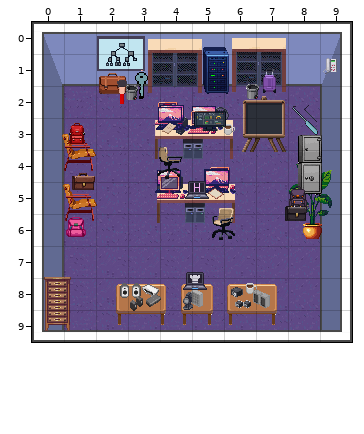
Two states of a Tiled map (JSON), public/break_escape/assets/rooms/room_IT.tmj. The picture above was drawn from the file before the commit.
Cells are 32x32 px. Shown: x 0..9, y 0..9. Not drawn, because the pictures are missing: unchanged layer "doors".
Now the later version:
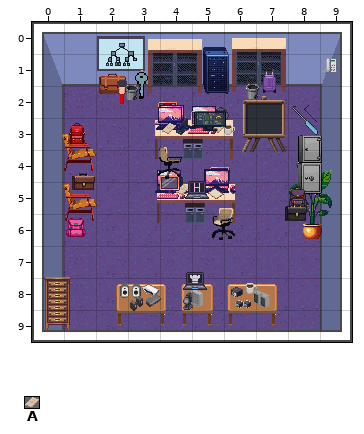
Key: from "objects": A 97 "notes3".
Objects are placed by their top-left corner, in cells (3,4 is the top-left corner of cell 3,4); size is 1x1 cell unless given.
Diff:
Layer "conditional_table_items":
added: A "notes3" at 5.6,3.1 size 0.4x0.3
added: A "notes3" at 4.5,5.1 size 0.4x0.3
Where, in picture pixels (left, top, right, bottom), the same in both pictures:
added: (213, 127, 224, 133)
added: (176, 184, 188, 194)
